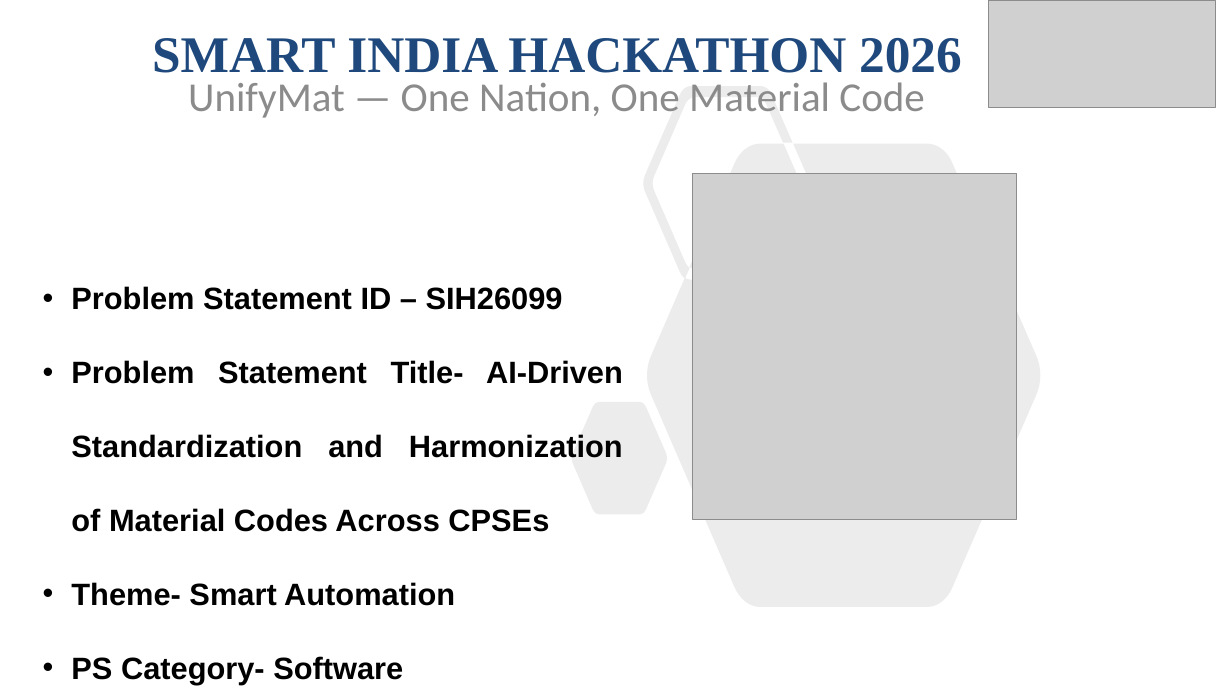
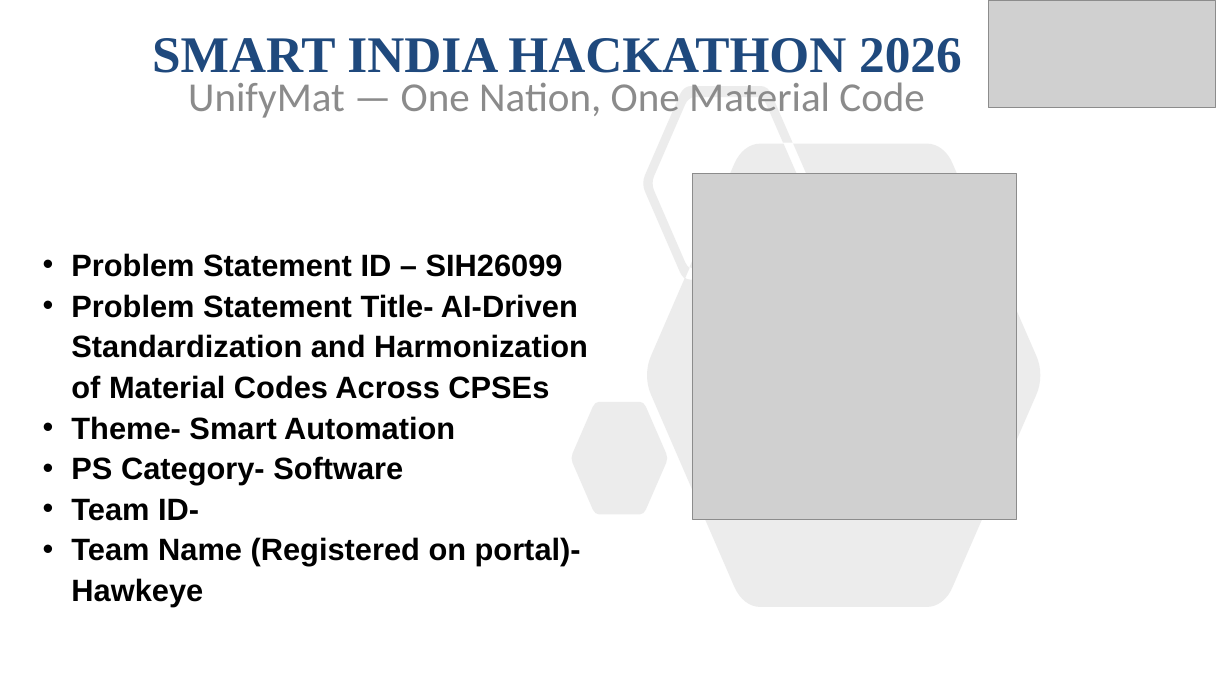
Before and after one commit to Varunsai1930/SIH, a slide deck: slide 1 of deck/UnifyMat-SIH2026-Idea.pptx. Drawn at 1232x693 pixels with LibreOffice and Linux fonts; fonts in the diff are those of the drawing; grey boxes stand for pictures. Boxes give left, top, right and bottom in pixels: in the first picture for what was removed or moved away, otherwise in the second. Text is boxed around its words. In the diff, an @@ line names an element or a change of style, - is before the commit and + after.

Commit message:
Fill team name Hawkeye into the SIH deck; fix S1 overflow + badge wrap
- Team Name (Registered on portal)- Hawkeye on slide 1; 'Hawkeye' badge
  on slides 2-6 (Team ID left blank until the portal assigns one)
- S1 details block: template used double line-spacing + justify — the
  filled block (PS title wraps to 3 lines) pushed the last two lines
  past the slide bottom; now 1.1 spacing, left-aligned, all lines visible
- Badge is an ellipse: PowerPoint lays text out in the inscribed rect
  (~w/√2), so 'Hawkeye' wrapped mid-word at any inherited size — widened
  the shape to 2.0in and set 18pt bold Arial explicitly

QA: PowerPoint re-export, all 6 slides judged pass.

```diff
--- a/deck/UnifyMat-SIH2026-Idea.pptx
+++ b/deck/UnifyMat-SIH2026-Idea.pptx
@@ text at [71, 253, 588, 521]: alignment justified to left; line spacing 2 to 1.1 @@
@@ text at [71, 537, 581, 607]: text changed @@
-• Team Name (Registered on portal)
+• Team Name (Registered on portal)- Hawkeye
```
Also in this commit, not shown: 5 other slides changed, 8 other files.
